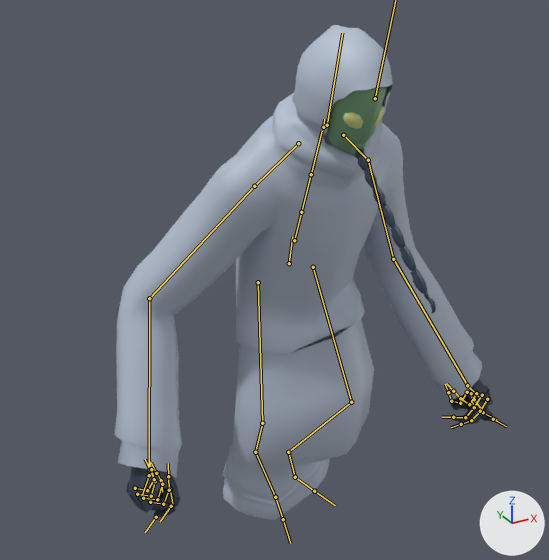
Two versions of the FBX model LV1/Assets/modle/LV2/V/V_BODY.fbx, one commit apart.
One viewpoint serves both versions: a 50 mm lens placed at (-1.65, -2.94, 2.67), pointed at (-0.17, -0.25, 1.32). Lighting does not change. The marker at lower right points along +X, +Y and +Z. Both versions are drawn at frame 241 of the action 'Take 001'; the numbers are the values there. The bones that bend it are drawn over the model as lines.
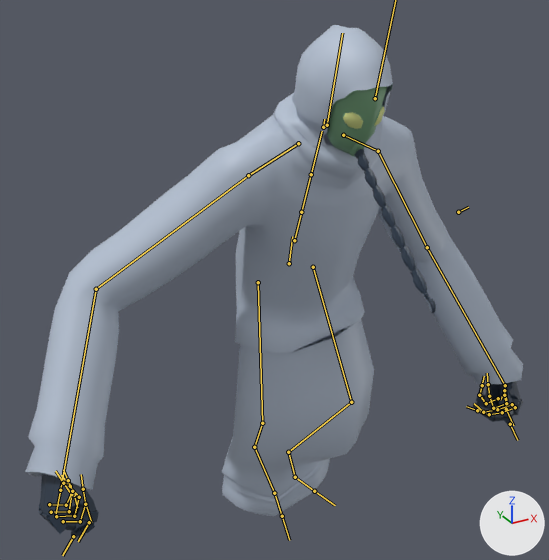
What differs and where, as boxes (x1, y1, x2, y2) in the pictures (549 x 560 px):
'pCube6', posed (31% wider)
    before: (114, 25, 494, 520)
    after: (25, 25, 523, 537)
bone 'mixamorig:LeftShoulder', root to tip
    before: (343, 135) to (368, 160)
    after: (343, 135) to (378, 151)
bone 'mixamorig:LeftArm', root to tip
    before: (368, 160) to (393, 259)
    after: (378, 151) to (427, 247)
bone 'mixamorig:LeftForeArm', root to tip
    before: (393, 259) to (467, 385)
    after: (427, 247) to (505, 385)
bone 'mixamorig:LeftHand', root to tip
    before: (467, 385) to (478, 396)
    after: (505, 385) to (507, 405)
bone 'mixamorig:RightShoulder', root to tip
    before: (298, 143) to (254, 186)
    after: (298, 143) to (248, 175)
bone 'mixamorig:RightForeArm', root to tip
    before: (149, 298) to (149, 475)
    after: (96, 289) to (60, 490)
bone 'mixamorig:RightHand', root to tip
    before: (149, 475) to (141, 497)
    after: (60, 490) to (55, 515)
bone 'mixamorig:RightLeg', root to tip
    before: (262, 423) to (255, 452)
    after: (262, 423) to (254, 447)

The change, as a diff of the scene's bpy script:
```diff
--- a/LV1/Assets/modle/LV2/V/V_BODY.fbx.py
+++ b/LV1/Assets/modle/LV2/V/V_BODY.fbx.py
@@ bone_mixamorig_leftshoulder @@
 bone_mixamorig_leftshoulder = bpy.data.objects['Armature'].pose.bones['mixamorig:LeftShoulder']  # child of 'mixamorig:Spine2'
-bone_mixamorig_leftshoulder.rotation_quaternion = (0.987, 0.16, -0.001, -0.027)  # degrees (18, 0, -3)
+bone_mixamorig_leftshoulder.rotation_quaternion = (0.999, 0.04, 0.002, -0.027)  # degrees (5, 0, -3)
@@ bone_mixamorig_leftarm @@
 bone_mixamorig_leftarm = bpy.data.objects['Armature'].pose.bones['mixamorig:LeftArm']  # child of 'mixamorig:LeftShoulder'
-bone_mixamorig_leftarm.rotation_quaternion = (1.0, 0.0, 0.0, 0.0)  # degrees (0, 0, 0)
+bone_mixamorig_leftarm.rotation_quaternion = (0.993, 0.043, 0.105, 0.034)  # degrees (5, 12, 5)
@@ bone_mixamorig_leftforearm @@
 bone_mixamorig_leftforearm = bpy.data.objects['Armature'].pose.bones['mixamorig:LeftForeArm']  # child of 'mixamorig:LeftArm'
-bone_mixamorig_leftforearm.rotation_quaternion = (0.931, -0.016, -0.003, 0.364)  # degrees (-2, 0, 43)
+bone_mixamorig_leftforearm.rotation_quaternion = (0.912, -0.041, -0.011, 0.408)  # degrees (-5, 1, 48)
@@ bone_mixamorig_lefthand @@
 bone_mixamorig_lefthand = bpy.data.objects['Armature'].pose.bones['mixamorig:LeftHand']  # child of 'mixamorig:LeftForeArm'
-bone_mixamorig_lefthand.rotation_quaternion = (1.0, 0.0, 0.0, 0.0)  # degrees (0, 0, 0)
+bone_mixamorig_lefthand.rotation_quaternion = (0.954, 0.297, -0.017, -0.042)  # degrees (35, 0, -5)
@@ bone_mixamorig_rightshoulder @@
 bone_mixamorig_rightshoulder = bpy.data.objects['Armature'].pose.bones['mixamorig:RightShoulder']  # child of 'mixamorig:Spine2'
-bone_mixamorig_rightshoulder.rotation_quaternion = (0.994, 0.091, -0.035, -0.051)  # degrees (11, -3, -6)
+bone_mixamorig_rightshoulder.rotation_quaternion = (0.995, -0.079, -0.026, -0.056)  # degrees (-9, -3, -6)
@@ bone_mixamorig_rightforearm @@
 bone_mixamorig_rightforearm = bpy.data.objects['Armature'].pose.bones['mixamorig:RightForeArm']  # child of 'mixamorig:RightArm'
-bone_mixamorig_rightforearm.rotation_quaternion = (0.896, -0.03, 0.004, -0.443)  # degrees (-3, -1, -53)
+bone_mixamorig_rightforearm.rotation_quaternion = (0.891, -0.032, 0.004, -0.452)  # degrees (-3, -1, -54)
@@ bone_mixamorig_righthand @@
 bone_mixamorig_righthand = bpy.data.objects['Armature'].pose.bones['mixamorig:RightHand']  # child of 'mixamorig:RightForeArm'
-bone_mixamorig_righthand.rotation_quaternion = (1.0, 0.0, 0.0, 0.0)  # degrees (0, 0, 0)
+bone_mixamorig_righthand.rotation_quaternion = (0.974, 0.199, 0.08, 0.066)  # degrees (24, 7, 9)
@@ bone_mixamorig_rightleg @@
 bone_mixamorig_rightleg = bpy.data.objects['Armature'].pose.bones['mixamorig:RightLeg']  # child of 'mixamorig:RightUpLeg'
-bone_mixamorig_rightleg.rotation_quaternion = (0.951, -0.307, 0.04, 0.019)  # degrees (-36, 5, 1)
+bone_mixamorig_rightleg.rotation_quaternion = (0.944, -0.326, 0.041, 0.021)  # degrees (-38, 5, 1)
```
